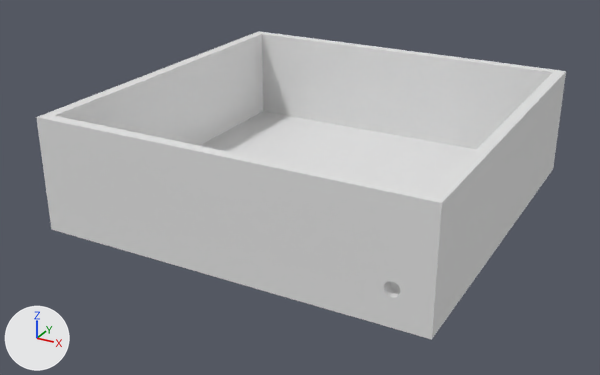
The Blender file model/box.blend: old version first, new version second.
One viewpoint serves both versions: a camera (50 mm lens) standing at (31.8, -62.2, 26.5) and looking at (-1.1, -2.3, -3.4). Arrows for +X, +Y and +Z are at lower left; the lights stay in place.
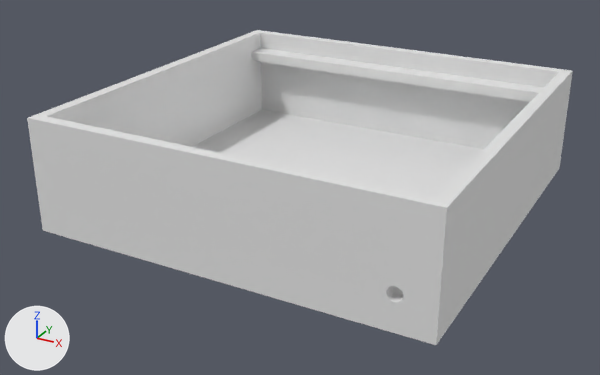
The edits, one by one:
Object 'Box' (ob_box) is rescaled from (17.0, 17.0, 5.0) to (17.5, 17.5, 5.0).
Object 'MatrixShelf.001' (ob_matrixshelf_001) is new; it shows a copy of the mesh of ob_matrix.
Its location is (-0.05, 15.5, 2.79).
Its scale is (16.5, 1.0, 0.5).

Location of each change, [x1, y1, x2, y2] in pixels of the pictures (600 x 375 px):
'Box', rescaled: before [36, 31, 566, 339]; after [27, 30, 573, 345]
'MatrixShelf.001', added: after [251, 48, 544, 102]
